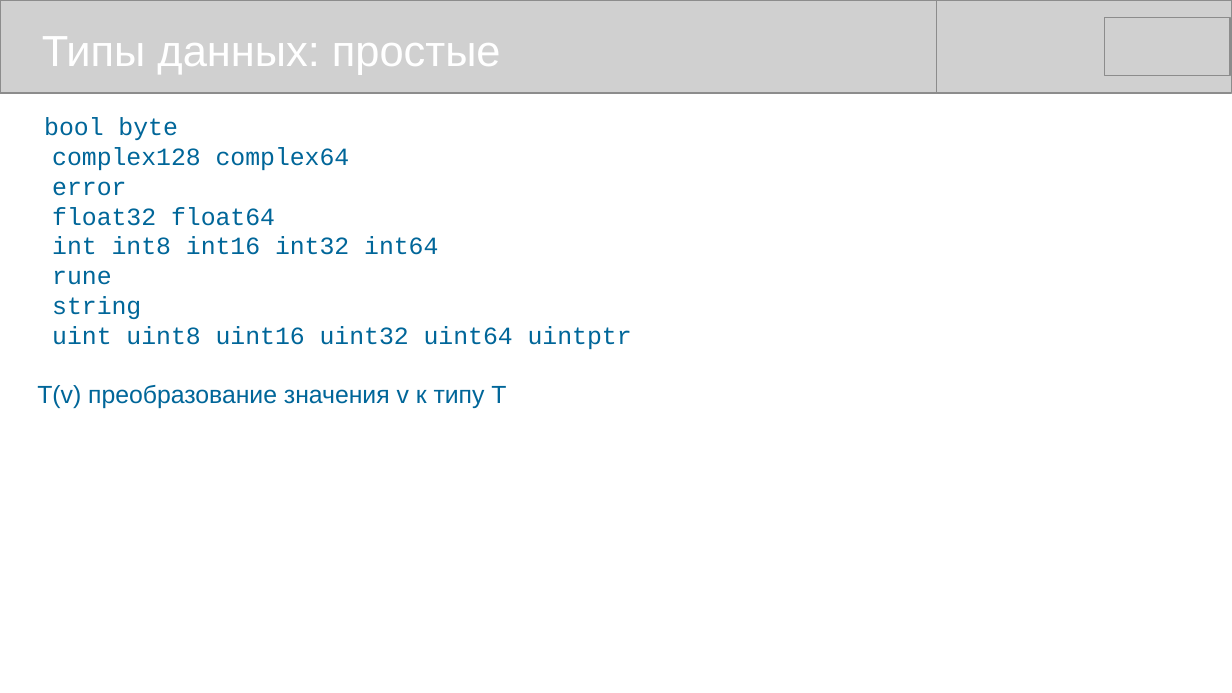
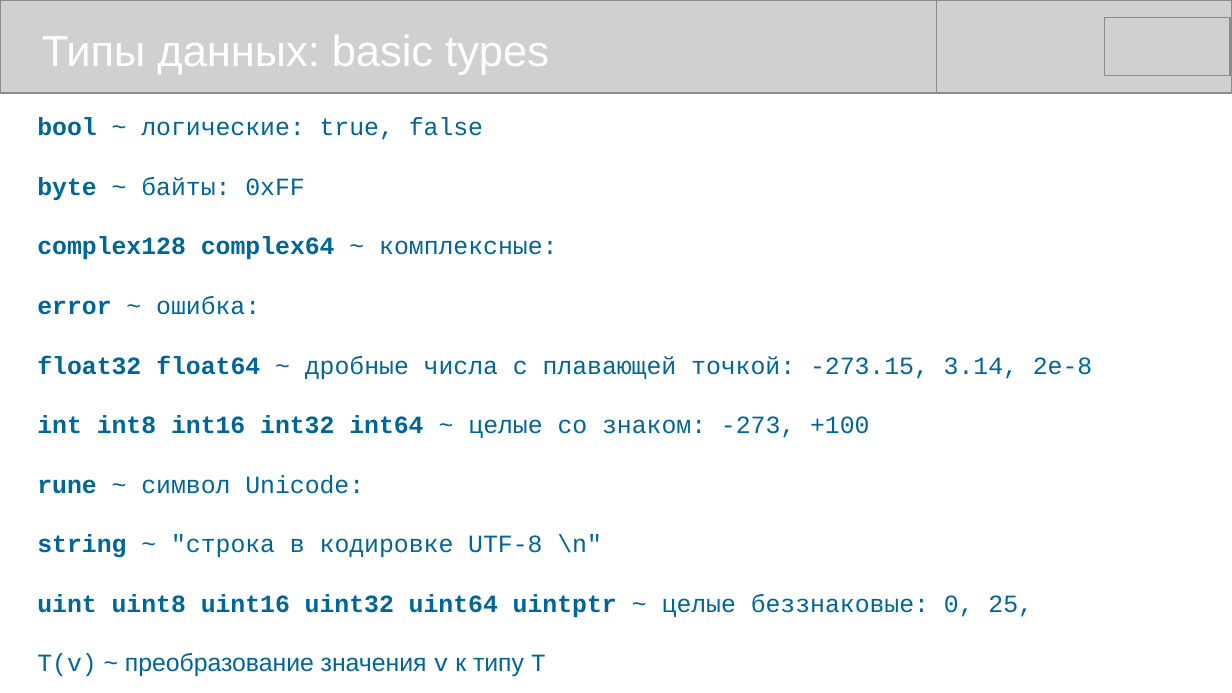
Before and after one commit to mike-shock/Go_language, a slide deck: slide 12 of Go_Intro.odp. Drawn at 1232x693 pixels with LibreOffice and Linux fonts; fonts in the diff are those of the drawing; grey boxes stand for pictures. Boxes give left, top, right and bottom in pixels: in the first picture for what was removed or moved away, otherwise in the second. Text is boxed around its words. In the diff, an @@ line names an element or a change of style, - is before the commit and + after.

```diff
--- a/Go_Intro.odp
+++ b/Go_Intro.odp
@@ text at <box>42,35,549,75</box>: text changed @@
-Типы данных: простые
+Типы данных: basic types
@@ text at <box>37,117,1092,676</box>: text changed @@
-bool byte
-complex128 complex64
-error
-float32 float64
-int int8 int16 int32 int64
-rune
-string
-uint uint8 uint16 uint32 uint64 uintptr
-T(v) преобразование значения v к типу T
+bool ~ логические: true, false
+byte ~ байты: 0xFF
+complex128 complex64 ~ комплексные:
+error ~ ошибка:
+float32 float64 ~ дробные числа с плавающей точкой: -273.15, 3.14, 2e-8
+int int8 int16 int32 int64 ~ целые со знаком: -273, +100
+rune ~ символ Unicode:
+string ~ "строка в кодировке UTF-8 \n"
+uint uint8 uint16 uint32 uint64 uintptr ~ целые беззнаковые: 0, 25,
+T(v) ~ преобразование значения v к типу T
```
Also in this commit, not shown: 7 other slides changed, 2 slides added.
